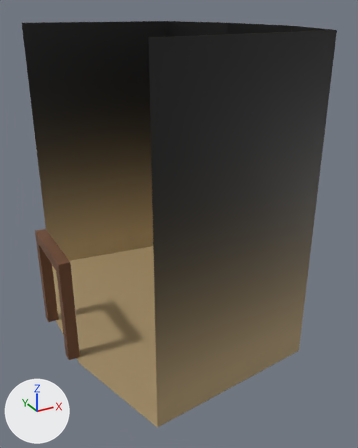
What one commit did to the glTF model Models/guild_interior.glb.
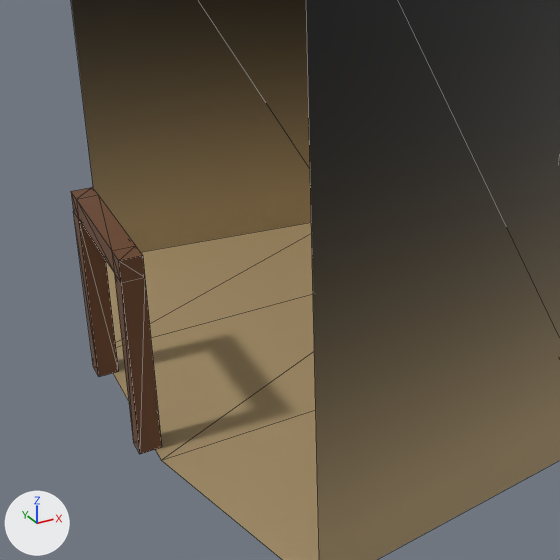
Each version appears first whole from a 50 mm lens placed at (-23.9, -48.4, 34.9), pointed at (1.1, -3.0, 12.2), and next in a close-up on the part from 0% to 77% of the width and 30% to 92% of the height. Every picture has the same lights, and +X, +Y and +Z are marked at lower left. The close-ups show mesh edges as thin lines. Where no turn or scale is listed for an object, it has been applied to the vertices. Vertices at the same position are counted once.

The older version as bpy lines, for what is in view:
```python
me_cube = bpy.data.meshes.new('Cube')
me_cube.from_pydata(...)  # 24 vertices, 44 faces; spans x -0.6..0.6, y -8.67..0.6, z -0.01..11.63
me_cube.materials.append(mat_material_003)  # brown #704a31
me_plane = bpy.data.meshes.new('Plane')
me_plane.from_pydata(...)  # 14 vertices, 16 faces; spans x -12.7..12.7, y -17.8..17.8, z 0.0..33.1
me_plane.materials.append(mat_uhoh)  # picture img_interior_texture
ob_cube = bpy.data.objects.new('Cube', me_cube)
ob_cube.location = (-12.89, 3.82, 0.0)
ob_plane_col = bpy.data.objects.new('Plane-col', me_plane)
ob_plane_col.location = (0.0, 0.0, 0.0)
```
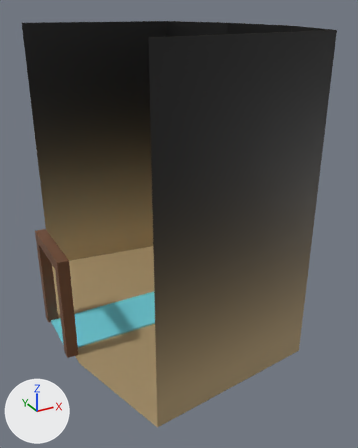
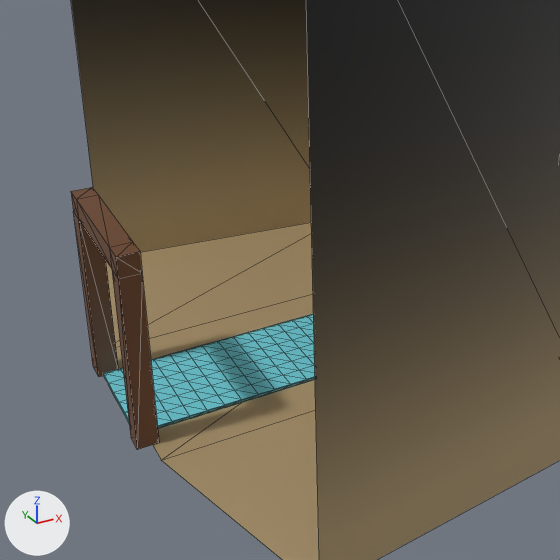
What differs and where, as boxes (x1, y1, x2, y2) in the close-ups (560 x 560 px; the box of a moved part takes in the faces that stretch with it):
'Cube', reshaped: before (71, 187, 162, 454); after (71, 187, 159, 450)
'Cube.001', added (cyan): after (103, 314, 315, 428)
part 1 of me_cube, moved or reshaped: before (96, 216, 162, 454); after (96, 216, 159, 450)

The edits, one by one:
Material 'Material.004' (mat_material_004) is new.
Its base color is (0.169, 0.651, 0.74) (cyan #72d3df).
me_cube has 24 vertices, 44 faces and spans x -0.6..0.6, y -8.67..0.6, z -0.01..11.63.
me_cube is used by ob_cube; location (-12.89, 3.82, 0.0).
me_cube part 1: all 12 vertices in x -0.6..0.6, y -8.67..-7.51, z 0.0..11.63 are moved by (0.0, 0.45, 0.0).
Mesh me_cube_002 is new.
It has 436 vertices, 868 faces and spans x -10.9..6.7, y -3.2..3.2, z 0.0..0.2.
It uses material mat_material_004 (cyan #72d3df).
Object 'Cube.001' (ob_cube_001) is new; it shows me_cube_002.
Its location is (-2.32, 0.0, 0.0).
